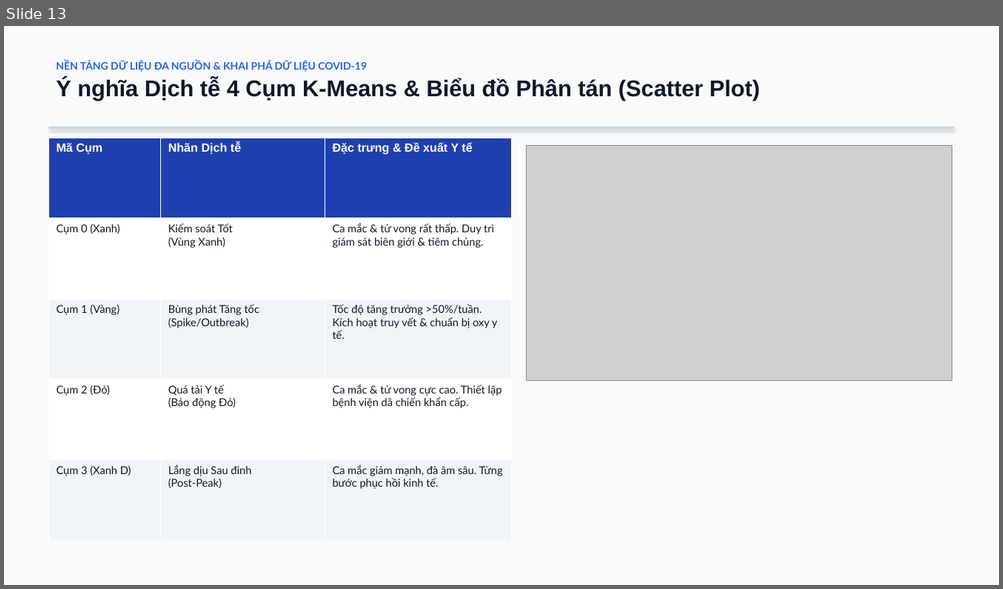
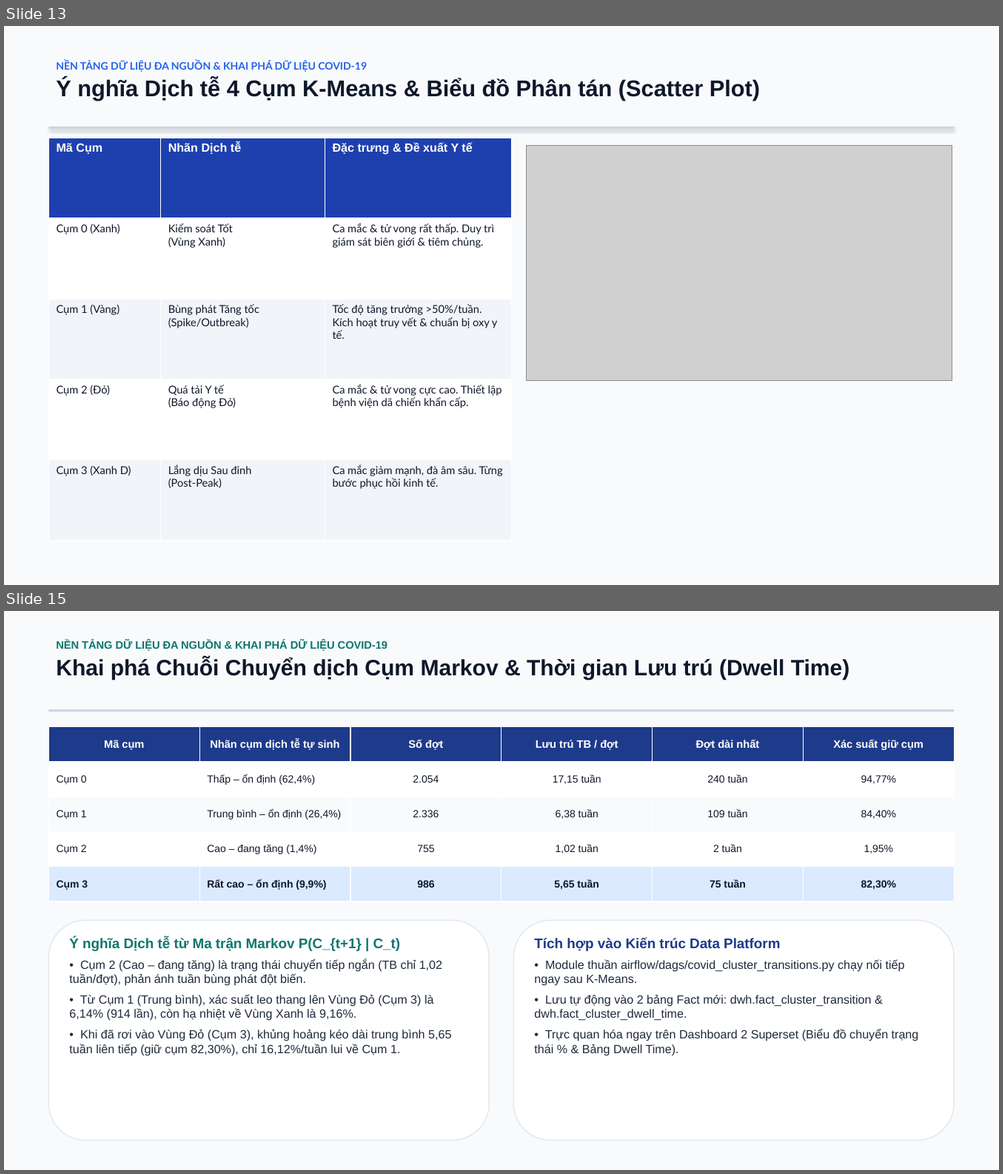
Before and after one commit to ninhduo263/global-health-data-platform, a slide deck: baocao/slide-datamining.pptx. Shown one above the other, each under a label of ours: slide 13 before the commit, slides 13 and 15 after it; the slides between them are not shown. The pictures are 1003x589 and 1003x1174 pixels, drawn with LibreOffice and Linux fonts; fonts in the diff are those of the drawing; grey boxes stand for pictures. Boxes give left, top, right and bottom in pixels: in the first picture for what was removed or moved away, otherwise in the second. Text is boxed around its words. In the diff, an @@ line names an element or a change of style, - is before the commit and + after.

Commit message:
docs(baocao): update baocao-datamining.docx and slide-datamining.pptx with all 4 Data Mining pillars

```diff
--- a/baocao/slide-datamining.pptx
+++ b/baocao/slide-datamining.pptx
@@ slide 15 added at bbox=[4, 611, 999, 1170], background #F8FAFC @@
@@ text added at bbox=[56, 641, 850, 681], 21.5 pt, text #0F172A, bold @@
+NỀN TẢNG DỮ LIỆU ĐA NGUỒN & KHAI PHÁ DỮ LIỆU COVID-19
+Khai phá Chuỗi Chuyển dịch Cụm Markov & Thời gian Lưu trú (Dwell Time)
@@ rectangle added at bbox=[48, 709, 954, 712], fill #CBD5E1 @@
@@ table added at bbox=[48, 726, 953, 902], 5 rows, 6 columns @@
+Mã cụm | Nhãn cụm dịch tễ tự sinh | Số đợt | Lưu trú TB / đợt | Đợt dài nhất | Xác suất giữ cụm
+Cụm 0 | Thấp – ổn định (62,4%) | 2.054 | 17,15 tuần | 240 tuần | 94,77%
+Cụm 1 | Trung bình – ổn định (26,4%) | 2.336 | 6,38 tuần | 109 tuần | 84,40%
+Cụm 2 | Cao – đang tăng (1,4%) | 755 | 1,02 tuần | 2 tuần | 1,95%
+Cụm 3 | Rất cao – ổn định (9,9%) | 986 | 5,65 tuần | 75 tuần | 82,30%
@@ rounded rectangle added at bbox=[48, 920, 489, 1141], fill #FFFFFF, outline #E2E8F0 1 pt @@
@@ rounded rectangle added at bbox=[514, 920, 954, 1141], fill #FFFFFF, outline #E2E8F0 1 pt @@
@@ text added at bbox=[69, 937, 451, 1056], 11.5 pt, text #1E293B @@
+Ý nghĩa Dịch tễ từ Ma trận Markov P(C_{t+1} | C_t)
+• Cụm 2 (Cao – đang tăng) là trạng thái chuyển tiếp ngắn (TB chỉ 1,02 tuần/đợt), phản ánh tuần bùng phát đột biến.
+• Từ Cụm 1 (Trung bình), xác suất leo thang lên Vùng Đỏ (Cụm 3) là 6,14% (914 lần), còn hạ nhiệt về Vùng Xanh là 9,16%.
+• Khi đã rơi vào Vùng Đỏ (Cụm 3), khủng hoảng kéo dài trung bình 5,65 tuần liên tiếp (giữ cụm 82,30%), chỉ 16,12%/tuần lui về Cụm 1.
@@ text added at bbox=[534, 937, 919, 1056], 11.5 pt, text #1E293B @@
+Tích hợp vào Kiến trúc Data Platform
+• Module thuần airflow/dags/covid_cluster_transitions.py chạy nối tiếp ngay sau K-Means.
+• Lưu tự động vào 2 bảng Fact mới: dwh.fact_cluster_transition & dwh.fact_cluster_dwell_time.
+• Trực quan hóa ngay trên Dashboard 2 Superset (Biểu đồ chuyển trạng thái % & Bảng Dwell Time).
```
Also in this commit, not shown: 2 slides changed, 3 other slides added, 2 other files.
